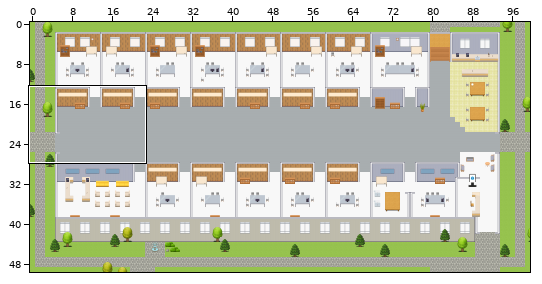
One commit to this Tiled map (JSON): maps/Engineering-Enablement-Platform.tmj. The first picture is a wide view before the edit; the outline marks the close-up.
Close-up. Old version:
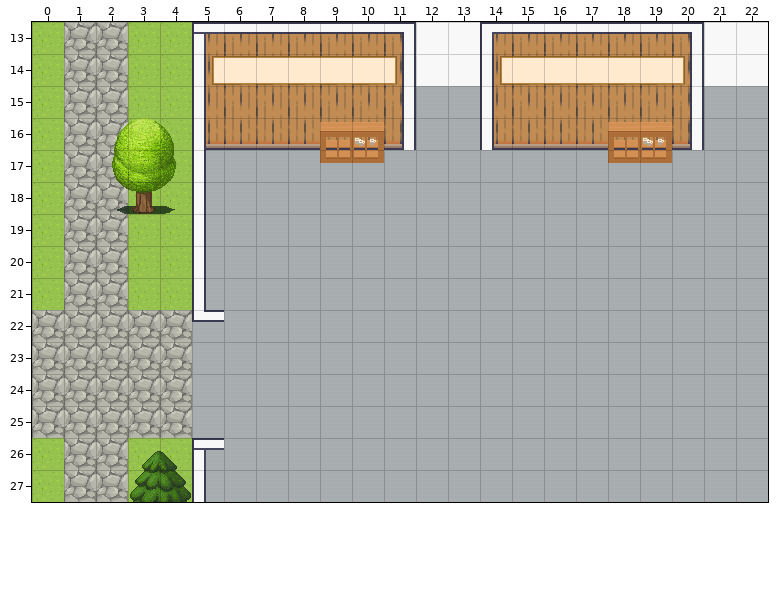
Cells are 32x32 px. Shown: x 0..22, y 13..27. The commit also changed other parts of the map, which this record leaves out.
Once edited:
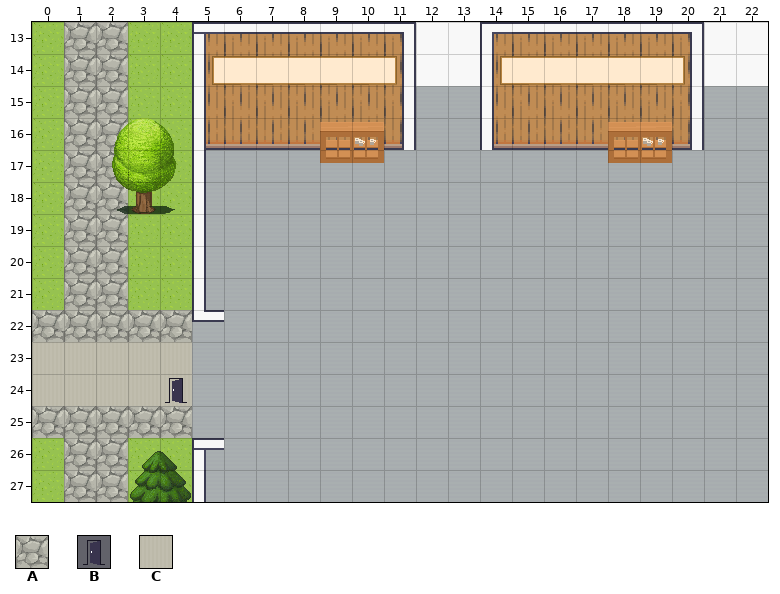
Key: from "Exterior": A 638; from "User_Zones": B 65; from "room2": C 328.
_ is an empty cell.
Change:
Layer "outside":
The author changed tile A to tile C in rows 23 to 24 at x 0 to 4.
Layer "zones":
Tile B now appears in row 24 at x 4.
Where, in picture pixels (left, top, right, bottom), the same in both close-ups:
changed: (32, 342, 192, 406)
